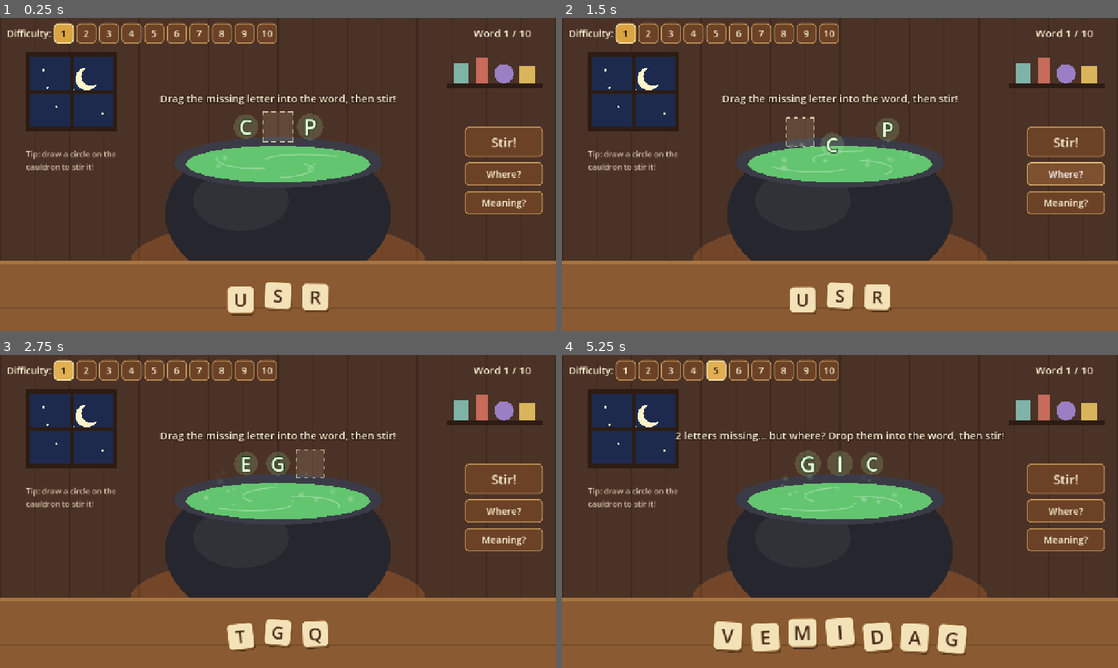
Above: before the commit, frames 1-4 (two rows, left to right).
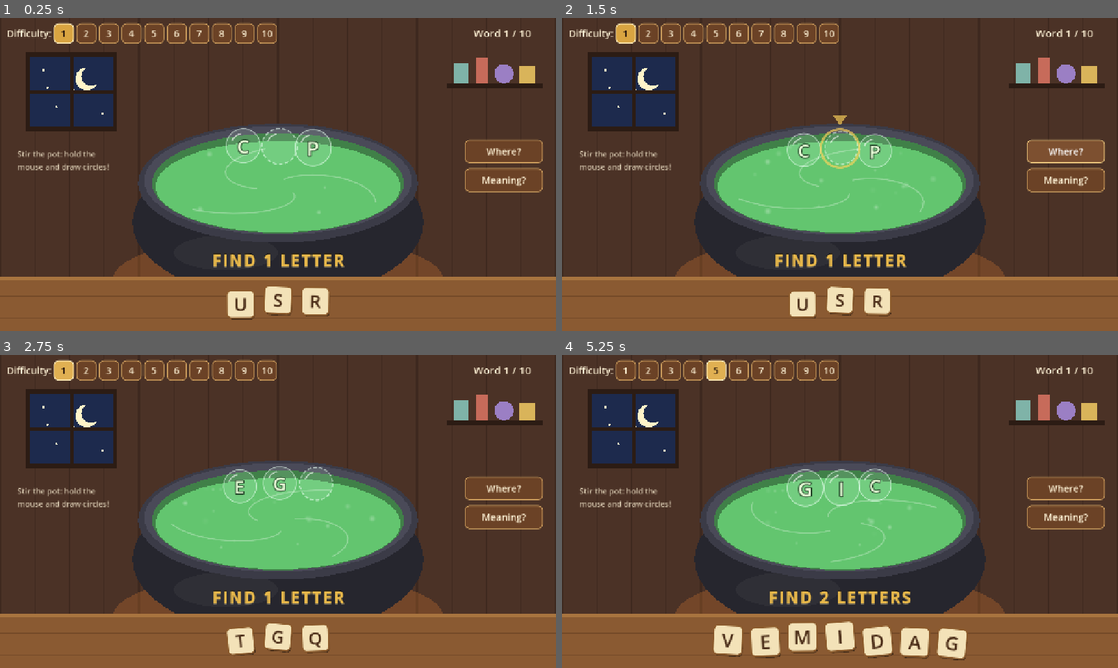
Above: after the commit, the same moments.

Repository: Kappakapawie/Spell-Cauldron
Game: Godot game, scene res://scenes/main.tscn
The game is run twice, just before and just after one commit, with the same random seed, the same clock (stepped at 60 frames per second) and the same inputs.
Inputs (mouse positions are in pixels of both pictures, inside the frame that each line leads up to):
- Up to frame 1 (0.25 s): no input
- Up to frame 2 (1.5 s): click (1067, 143) at 0.5 s, where only the run before the commit has a clickable "Stir!"; click "Where?" at 1.25 s
- Up to frame 3 (2.75 s): click "1" at 2 s
- Up to frame 4 (5.25 s): click "2" at 2.75 s; click "3" at 3.5 s; click "4" at 4.25 s; click "5" at 5 s

The runs differ from the first frame. In frame 1, 25% of the frame differs, in the area x 0-100%, y 24-97%; in frame 2, 25%; in frame 3, 25%; in frame 4, 26%, in the area x 0-100%, y 24-98%.

Commit message:
Top-down cauldron, mouse-only stirring, bubbles, picture clue
- Brew seen from above with a wide rim; letters float in bobbing gas bubbles
- Remove the Stir button and text messages; stir by circling with the mouse (spoon follows)
- Golden engraving on the cauldron shows how many letters to find, then STIR THE POT!
- A vague, blurry picture of the word rises in the brew after 10 seconds and
  sharpens when the word is brewed
- Add Play Spell Cauldron.bat launcher

Co-Authored-By: Claude Opus 5.5 <noreply@anthropic.com>

Diff:
--- a/project.godot
+++ b/project.godot
@@ -1,6 +1,10 @@
 ; Engine configuration file.
 ; It's best edited using the editor UI and not directly,
 ; since the parameters that go here are not all obvious.
+;
+; Format:
+;   [section] ; section goes between []
+;   param=value ; assign values to parameters
 
 config_version=5
 
@@ -17,7 +21,6 @@
 window/size/viewport_width=1280
 window/size/viewport_height=720
 window/stretch/mode="canvas_items"
-window/stretch/aspect="keep"
 
 [rendering]
 
--- a/scripts/game_data.gd
+++ b/scripts/game_data.gd
@@ -121,6 +121,28 @@
 	["questionnaire", "A list of questions for people to answer."],
 ]
 
+## The vague picture that rises in the brew after a while.
+## Placeholder: Windows emoji for now. Later these can point to real drawings.
+const PICTURES := {
+	"cat": "🐱", "dog": "🐶", "sun": "🌞", "hat": "🎩", "cup": "☕", "bed": "🛏", "pig": "🐷",
+	"egg": "🥚", "owl": "🦉", "bat": "🦇", "fox": "🦊", "map": "🗺", "jar": "🏺",
+	"moon": "🌙", "frog": "🐸", "star": "⭐", "book": "📖", "cake": "🎂", "fish": "🐟",
+	"tree": "🌳", "milk": "🥛", "rain": "🌧", "duck": "🦆", "lamp": "💡", "wand": "✨",
+	"broom": "🧹", "witch": "🧙", "magic": "🔮", "apple": "🍎", "bread": "🍞", "chair": "💺",
+	"house": "🏠", "cloud": "☁", "snake": "🐍", "smile": "😊", "spoon": "🥄", "plant": "🌱",
+	"ghost": "👻", "candle": "🕯", "potion": "🧪", "garden": "🌷", "spider": "🕷", "rabbit": "🐰",
+	"dragon": "🐉", "window": "🖼", "pencil": "✏", "rhythm": "🥁", "pumpkin": "🎃",
+	"kitchen": "🍳", "blanket": "🛌", "lantern": "🏮", "feather": "🕊", "library": "📚",
+	"giraffe": "🦒", "cauldron": "🍲", "mushroom": "🍄", "elephant": "🐘", "umbrella": "☂",
+	"treasure": "💎", "sandwich": "🥪", "dinosaur": "🦕", "calendar": "📅", "separate": "✂",
+	"february": "❄", "butterfly": "🦋", "chocolate": "🍫", "adventure": "🧭", "beautiful": "🌸",
+	"necessary": "❗", "embarrass": "😳", "wednesday": "📆", "knowledge": "🧠", "lightning": "⚡",
+	"privilege": "👑", "committee": "👥", "conscience": "😇", "definitely": "👍",
+	"restaurant": "🍽", "government": "🏛", "silhouette": "👤", "millennium": "⏳",
+	"apparently": "🤷", "mischievous": "😈", "accommodate": "🏨", "environment": "🌍",
+	"occasionally": "🔁", "pronunciation": "🗣", "questionnaire": "📋",
+}
+
 ## Extra common words. They are never asked, but the puzzle maker checks them
 ## so decoy letters never accidentally spell a *different* real word.
 const CHECK_WORDS := """
--- a/scripts/gap_slot.gd
+++ b/scripts/gap_slot.gd
@@ -1,23 +1,21 @@
 class_name GapSlot
 extends Node2D
 
-## A visible empty spot in the word (easy levels). Holds one LetterTile.
+## A visible empty spot in the word (easy levels): an empty, dashed bubble.
+## Holds one LetterTile once the player drops a letter on it.
 
 var index := -1             ## position of the missing letter in the word
 var tile: LetterTile = null
-var glow := false:
-	set(value):
-		glow = value
-		queue_redraw()
+var glow := false
+
+var _phase := randf() * TAU
+
+
+func _process(_delta: float) -> void:
+	queue_redraw()
 
 
 func _draw() -> void:
-	var half := LetterTile.SIZE * 0.5
-	var rect := Rect2(-half, -half, LetterTile.SIZE, LetterTile.SIZE)
-	draw_rect(rect, Color(1, 0.95, 0.8, 0.35 if glow else 0.12), true)
-	var c := Color(1, 0.95, 0.8, 1.0 if glow else 0.75)
-	var pts: Array[Vector2] = [
-		Vector2(-half, -half), Vector2(half, -half), Vector2(half, half), Vector2(-half, half), Vector2(-half, -half)
-	]
-	for i in 4:
-		draw_dashed_line(pts[i], pts[i + 1], c, 3.0, 9.0)
+	if tile:
+		return  # the placed letter draws its own bubble
+	LetterTile.draw_bubble(self, LetterTile.bob_offset(_phase), LetterTile.BUBBLE_RADIUS, true, glow)
--- a/scripts/letter_tile.gd
+++ b/scripts/letter_tile.gd
@@ -2,10 +2,11 @@
 extends Node2D
 
 ## One letter.
-## Fixed letters (movable = false) float in the cauldron and can't be moved.
-## Movable letters lie on the table and can be dragged into the word.
+## Fixed letters (movable = false) float over the cauldron in a gas bubble.
+## Movable letters lie on the table; once dropped into the word they float in a bubble too.
 
-const SIZE := 64.0
+const SIZE := 64.0          ## size of a table tile
+const BUBBLE_RADIUS := 38.0
 const FONT_SIZE := 40
 
 var letter := ""
@@ -17,8 +18,8 @@
 		in_word = value
 		queue_redraw()
 
+var _phase := randf() * TAU
 var _box: StyleBoxFlat
-var _box_placed: StyleBoxFlat
 var _shadow: StyleBoxFlat
 
 
@@ -26,8 +27,16 @@
 	letter = p_letter.to_upper()
 	movable = p_movable
 	_box = _make_box(Color("f3e2b8"), Color("8b5a2b"))
-	_box_placed = _make_box(Color("fff4d6"), Color("ffd45c"))
 	_shadow = _make_box(Color(0, 0, 0, 0.3), Color(0, 0, 0, 0))
+
+
+func is_floating() -> bool:
+	return not movable or in_word
+
+
+func _process(_delta: float) -> void:
+	if is_floating():
+		queue_redraw()
 
 
 func contains_point(global_point: Vector2) -> bool:
@@ -37,20 +46,46 @@
 
 
 func _draw() -> void:
-	var half := SIZE * 0.5
-	var rect := Rect2(-half, -half, SIZE, SIZE)
 	var font := ThemeDB.fallback_font
-	if movable:
+	if not is_floating():
+		var half := SIZE * 0.5
+		var rect := Rect2(-half, -half, SIZE, SIZE)
 		var baseline := (font.get_ascent(FONT_SIZE) - font.get_descent(FONT_SIZE)) * 0.5
 		draw_style_box(_shadow, Rect2(rect.position + Vector2(3, 5), rect.size))
-		draw_style_box(_box_placed if in_word else _box, rect)
+		draw_style_box(_box, rect)
 		draw_string(font, Vector2(-half, baseline), letter, HORIZONTAL_ALIGNMENT_CENTER, SIZE, FONT_SIZE, Color("4a2c17"))
+		return
+
+	var o := bob_offset(_phase)
+	draw_bubble(self, o, BUBBLE_RADIUS, false, false)
+	var fs := FONT_SIZE + 4
+	var baseline := (font.get_ascent(fs) - font.get_descent(fs)) * 0.5
+	var pos := o + Vector2(-SIZE * 0.5, baseline)
+	# Letters you placed glow warm gold; the cauldron's own letters are pale green.
+	var fill := Color("ffe08a") if movable else Color("e9ffd9")
+	var outline := Color("4a2c17") if movable else Color("1d3b22")
+	draw_string_outline(font, pos, letter, HORIZONTAL_ALIGNMENT_CENTER, SIZE, fs, 8, outline)
+	draw_string(font, pos, letter, HORIZONTAL_ALIGNMENT_CENTER, SIZE, fs, fill)
+
+
+## Gentle floating motion, shared by letters and empty gaps.
+static func bob_offset(phase: float) -> Vector2:
+	var t := Time.get_ticks_msec() / 1000.0
+	return Vector2(sin(t * 1.1 + phase) * 4.0, sin(t * 1.7 + phase * 1.3) * 6.0)
+
+
+## A see-through gas bubble with a little shine.
+static func draw_bubble(ci: CanvasItem, c: Vector2, r: float, dashed: bool, glow: bool) -> void:
+	ci.draw_circle(c, r, Color(0.85, 1.0, 0.9, 0.32 if glow else 0.14))
+	var ring := Color(0.92, 1.0, 0.95, 0.95 if glow else 0.55)
+	if dashed:
+		var segments := 18
+		for i in segments:
+			var a := TAU * i / segments
+			ci.draw_arc(c, r, a, a + TAU / segments * 0.55, 4, ring, 3.0, true)
 	else:
-		var fs := FONT_SIZE + 6
-		var baseline := (font.get_ascent(fs) - font.get_descent(fs)) * 0.5
-		draw_circle(Vector2.ZERO, half * 0.85, Color(0.75, 1.0, 0.7, 0.16))
-		draw_string_outline(font, Vector2(-half, baseline), letter, HORIZONTAL_ALIGNMENT_CENTER, SIZE, fs, 8, Color("1d3b22"))
-		draw_string(font, Vector2(-half, baseline), letter, HORIZONTAL_ALIGNMENT_CENTER, SIZE, fs, Color("e9ffd9"))
+		ci.draw_arc(c, r, 0.0, TAU, 40, ring, 2.0, true)
+	ci.draw_arc(c, r * 0.72, -2.7, -1.8, 8, Color(1, 1, 1, 0.6), 3.0, true)
 
 
 static func _make_box(bg: Color, border: Color) -> StyleBoxFlat:
--- a/scripts/main.gd
+++ b/scripts/main.gd
@@ -8,13 +8,17 @@
 const BREW_GOLD := Color("ffd45c")
 const BREW_MURKY := Color("6b4f7a")
 
-const WORD_CENTER := Vector2(640, 250)
-const WORD_MAX_WIDTH := 860.0
-const WORD_STEP := LetterTile.SIZE + 10.0
-const TABLE_Y := 645.0
+const WORD_CENTER := Vector2(640, 300)
+const WORD_MAX_WIDTH := 900.0
+const WORD_STEP := LetterTile.BUBBLE_RADIUS * 2.0 + 8.0
+const TABLE_Y := 655.0
 const TABLE_STEP := 86.0
 const DROP_RADIUS := 64.0
-const BREW_CENTER := Vector2(640, 336)
+const BREW_CENTER := Vector2(640, 380)   ## middle of the soup, seen from above
+const BREW_RADIUS := Vector2(290, 115)
+const PICTURE_CENTER := Vector2(640, 425)
+const PICTURE_DELAY := 10.0              ## seconds before the vague picture appears
+const ENGRAVING_Y := 560.0
 const STIR_TURNS := 0.9  ## how many full circles you need to draw to stir
 
 var level := 1
@@ -56,7 +60,12 @@
 var sparkles: CPUParticles2D
 var smoke: CPUParticles2D
 
-var message_label: Label
+var picture_alpha := 0.0  ## 0 = invisible, ~0.4 = vague, 1 = fully revealed
+var picture_tween: Tween
+var emoji_font: SystemFont
+var engrave_font: FontVariation
+var spoon: Spoon
+
 var progress_label: Label
 var meaning_panel: PanelContainer
 var meaning_label: Label
@@ -82,8 +91,23 @@
 	add_child(hint_marker)
 	sparkles = _make_sparkles(dot)
 	smoke = _make_smoke(dot)
+	spoon = Spoon.new()
+	spoon.visible = false
+	add_child(spoon)
+	emoji_font = SystemFont.new()
+	emoji_font.font_names = PackedStringArray(["Segoe UI Emoji", "Apple Color Emoji", "Noto Color Emoji"])
+	engrave_font = FontVariation.new()
+	engrave_font.base_font = ThemeDB.fallback_font
+	engrave_font.variation_embolden = 0.9
+	engrave_font.spacing_glyph = 4
 	_build_ui()
 	_start_level(1)
+
+
+func _process(_delta: float) -> void:
+	queue_redraw()  # keeps the brew, picture and engraving alive
+	if stirring:
+		spoon.position = get_global_mouse_position()
 
 
 # ---------------------------------------------------------------- levels & words
@@ -118,7 +142,7 @@
 	round_id += 1
 	busy = false
 	dragged = null
-	stirring = false
+	_stop_stirring()
 	if swirl_tween:
 		swirl_tween.kill()
 	for c in pieces.get_children():
@@ -170,11 +194,14 @@
 		_tween_node(t, t.home_position, 1.0, t.home_rotation, 0.3)
 
 	progress_label.text = "Word %d / %d" % [word_number + 1, GameData.WORDS_PER_LEVEL]
-	var plural := "letter" if missing.size() == 1 else "letters"
-	if gaps_visible:
-		_say("Drag the missing %s into the word, then stir!" % plural)
-	else:
-		_say("%d %s missing... but where? Drop them into the word, then stir!" % [missing.size(), plural])
+
+	# After a while, a vague picture of the word rises in the brew.
+	if picture_tween:
+		picture_tween.kill()
+	picture_alpha = 0.0
+	picture_tween = create_tween()
+	picture_tween.tween_interval(PICTURE_DELAY)
+	picture_tween.tween_property(self, "picture_alpha", 0.3, 3.0)
 
 
 func _next_word() -> void:
@@ -278,6 +305,8 @@
 			stirring = true
 			stir_last_angle = (p - BREW_CENTER).angle()
 			stir_total = 0.0
+			spoon.position = p
+			spoon.visible = true
 
 
 func _input(event: InputEvent) -> void:
@@ -294,7 +323,13 @@
 		if mb and mb.button_index == MOUSE_BUTTON_LEFT and not mb.pressed:
 			if dragged:
 				_drop()
-			stirring = false
+			_stop_stirring()
+
+
+func _stop_stirring() -> void:
+	stirring = false
+	if spoon:
+		spoon.visible = false
 
 
 func _tile_at(p: Vector2) -> LetterTile:
@@ -305,8 +340,8 @@
 
 
 func _in_cauldron(p: Vector2) -> bool:
-	var d := p - Vector2(640, 380)
-	return pow(d.x / 270.0, 2) + pow(d.y / 190.0, 2) <= 1.0
+	var d := p - BREW_CENTER
+	return pow(d.x / 330.0, 2) + pow(d.y / 165.0, 2) <= 1.0
 
 
 func _begin_drag(t: LetterTile, p: Vector2) -> void:
@@ -429,7 +464,7 @@
 	stir_total += d
 	swirl_angle += d
 	if absf(stir_total) >= TAU * STIR_TURNS:
-		stirring = false
+		_stop_stirring()
 		_stir()
 
 
@@ -445,8 +480,7 @@
 	if id != round_id:
 		return
 	if not _word_filled():
-		_say("Place the missing letters first, then stir again.")
-		busy = false
+		busy = false  # just a swirl; the engraving still says how many letters are missing
 		return
 	if _spelling() == puzzle.word:
 		await _brew_success()
@@ -482,7 +516,7 @@
 	var w := sin(t * PI)  # 0 at start and end, so letters always settle back in place
 	for i in n:
 		var a := TAU * i / n + t * TAU * 1.5
-		var orbit := BREW_CENTER + Vector2(cos(a) * 180.0, sin(a) * 40.0 - 50.0)
+		var orbit := BREW_CENTER + Vector2(cos(a) * 220.0, sin(a) * 75.0 - 20.0)
 		var pos := homes[i].lerp(orbit, w)
 		row[i].position = pos
 		var slot := row[i] as GapSlot
@@ -492,11 +526,15 @@
 
 
 func _brew_success() -> void:
-	_say("Well brewed!  %s" % puzzle.word)
 	sparkles.position = WORD_CENTER
 	_burst(sparkles)
 	var tw := create_tween()
 	tw.tween_property(self, "brew_color", BREW_GOLD, 0.3)
+	# The picture in the brew becomes sharp and clear.
+	if picture_tween:
+		picture_tween.kill()
+	picture_tween = create_tween()
+	picture_tween.tween_property(self, "picture_alpha", 1.0, 0.5)
 	for i in row.size():
 		var node: Node2D = row[i]
 		var slot := node as GapSlot
@@ -511,7 +549,6 @@
 
 
 func _brew_fail() -> void:
-	_say("The brew fizzled... try again!")
 	_burst(smoke)
 	var tw := create_tween()
 	tw.tween_property(self, "brew_color", BREW_MURKY, 0.25)
@@ -556,8 +593,7 @@
 			if slot and not (slot.tile and slot.tile.letter == word[slot.index]):
 				open.append(slot)
 		if open.is_empty():
-			_say("All the letters look right. Stir the cauldron!")
-			return
+			return  # all correct; the engraving already says "STIR THE POT!"
 		var target := open[hint_count % open.size()]
 		pos = _target_of(target)
 		hint_marker.kind = Marker.HINT_BOX
@@ -604,17 +640,23 @@
 	meaning_panel.visible = not meaning_panel.visible
 
 
-func _say(text: String) -> void:
-	message_label.text = text
+func _engraving_text() -> String:
+	if puzzle.is_empty():
+		return ""
+	if _word_filled():
+		return "STIR THE POT!"
+	var n: int = puzzle.missing.size()
+	return "FIND %d LETTER%s" % [n, "" if n == 1 else "S"]
 
 
 # ---------------------------------------------------------------- drawing the hut
 
 func _draw() -> void:
+	var time := Time.get_ticks_msec() / 1000.0
 	# Wall
-	draw_rect(Rect2(0, 0, 1280, 560), Color("4b3226"))
+	draw_rect(Rect2(0, 0, 1280, 600), Color("4b3226"))
 	for x in range(0, 1281, 80):
-		draw_line(Vector2(x, 0), Vector2(x, 560), Color("3e291f"), 3.0)
+		draw_line(Vector2(x, 0), Vector2(x, 600), Color("3e291f"), 3.0)
 	# Window with a moon
 	var win := Rect2(70, 90, 190, 160)
 	draw_rect(win.grow(10), Color("2c1c14"))
@@ -632,25 +674,74 @@
 	draw_circle(Vector2(1160, 128), 22, Color("9b7fc4"))
 	draw_rect(Rect2(1195, 110, 36, 40), Color("d9b45a"))
 	# Fire glow under the cauldron
-	_ellipse(Vector2(640, 560), 340, 95, Color(1.0, 0.55, 0.2, 0.22))
-	# Cauldron body, rim and brew
-	_ellipse(Vector2(640, 450), 260, 175, Color("26262e"))
-	_ellipse(Vector2(555, 420), 110, 70, Color(1, 1, 1, 0.05))
-	_ellipse(BREW_CENTER + Vector2(0, -4), 240, 58, Color("3b3b47"))
-	_ellipse(BREW_CENTER, 212, 42, brew_color)
+	_ellipse(Vector2(640, 600), 380, 100, Color(1.0, 0.55, 0.2, 0.22))
+	# Cauldron body (front) with a soft shine
+	_ellipse(Vector2(640, 470), 335, 175, Color("26262e"))
+	_ellipse(Vector2(520, 540), 120, 40, Color(1, 1, 1, 0.04))
+	# Rim seen from above: a thick dark ring around a wide pool of soup
+	_ellipse(BREW_CENTER, BREW_RADIUS.x + 32, BREW_RADIUS.y + 22, Color("3b3b47"))
+	_ellipse(BREW_CENTER + Vector2(0, -6), BREW_RADIUS.x + 18, BREW_RADIUS.y + 10, Color("4a4a58"))
+	_ellipse(BREW_CENTER, BREW_RADIUS.x, BREW_RADIUS.y, brew_color.darkened(0.35))  # inner wall shadow
+	_ellipse(BREW_CENTER + Vector2(0, 8), BREW_RADIUS.x - 8, BREW_RADIUS.y - 10, brew_color)
+	# Swirls in the soup (they spin with your stirring)
+	var spin := swirl_angle + time * 0.25
 	for k in 3:
-		var a0 := swirl_angle + k * TAU / 3.0
+		var a0 := spin + k * TAU / 3.0
 		var pts := PackedVector2Array()
-		for j in 12:
-			var a := a0 + j * 0.14
-			var r := 60.0 + j * 9.0
-			pts.append(BREW_CENTER + Vector2(cos(a) * r, sin(a) * r * 0.2))
-		draw_polyline(pts, brew_color.lightened(0.3), 3.0, true)
+		for j in 14:
+			var a := a0 + j * 0.13
+			var r := 50.0 + j * 15.0
+			pts.append(BREW_CENTER + Vector2(0, 8) + Vector2(cos(a) * r, sin(a) * r * 0.36))
+		draw_polyline(pts, brew_color.lightened(0.28), 3.0, true)
+	_draw_picture(time)
+	# Golden engraving on the front of the cauldron
+	_draw_engraving()
 	# Table
-	draw_rect(Rect2(0, 560, 1280, 160), Color("8a5a32"))
-	draw_rect(Rect2(0, 560, 1280, 8), Color("a8743f"))
-	draw_line(Vector2(0, 610), Vector2(1280, 610), Color("744a28"), 2.0)
-	draw_line(Vector2(0, 668), Vector2(1280, 668), Color("744a28"), 2.0)
+	draw_rect(Rect2(0, 595, 1280, 125), Color("8a5a32"))
+	draw_rect(Rect2(0, 595, 1280, 8), Color("a8743f"))
+	draw_line(Vector2(0, 640), Vector2(1280, 640), Color("744a28"), 2.0)
+	draw_line(Vector2(0, 690), Vector2(1280, 690), Color("744a28"), 2.0)
+
+
+## The vague picture of the word, wobbling and blurry in the brew.
+func _draw_picture(time: float) -> void:
+	var pic: String = puzzle.get("picture", "")
+	if pic == "" or picture_alpha <= 0.01:
+		return
+	var fs := 110
+	var baseline := (emoji_font.get_ascent(fs) - emoji_font.get_descent(fs)) * 0.5
+	var wobble := 1.0 - picture_alpha  # less wobble and blur as it becomes clear
+	draw_set_transform(PICTURE_CENTER, sin(time * 0.9) * 0.08 * wobble,
+		Vector2(1.0 + sin(time * 1.4) * 0.05 * wobble, 0.8 + sin(time * 1.1) * 0.05 * wobble))
+	var clear := clampf((picture_alpha - 0.3) / 0.7, 0.0, 1.0)  # 0 while vague, 1 when revealed
+	var tint := brew_color.lightened(0.5).lerp(Color.WHITE, clear)
+	var blur := 12.0 * (1.0 - clear)
+	# Several shifted, faint copies blur the picture while it is still a mystery.
+	for i in 8:
+		var a := TAU * i / 8.0
+		var c := tint
+		c.a = picture_alpha * 0.35 * (1.0 - clear)
+		draw_string(emoji_font, Vector2(-150, baseline) + Vector2(cos(a), sin(a)) * blur, pic, HORIZONTAL_ALIGNMENT_CENTER, 300, fs, c)
+	var main_c := tint
+	main_c.a = picture_alpha * (0.35 + 0.65 * clear)
+	draw_string(emoji_font, Vector2(-150, baseline), pic, HORIZONTAL_ALIGNMENT_CENTER, 300, fs, main_c)
+	draw_set_transform(Vector2.ZERO, 0.0, Vector2.ONE)
+
+
+func _draw_engraving() -> void:
+	var text := _engraving_text()
+	if text == "":
+		return
+	var fs := 36
+	var w := 600.0
+	var pos := Vector2(640.0 - w * 0.5, ENGRAVING_Y + 12.0)
+	var gold := Color("e8b84a")
+	if text.begins_with("STIR"):
+		gold = gold.lerp(Color("fff0b0"), 0.5 + 0.5 * sin(Time.get_ticks_msec() / 250.0))
+	# Dark edge above and light edge below make it look carved into the metal.
+	draw_string(engrave_font, pos + Vector2(0, -2), text, HORIZONTAL_ALIGNMENT_CENTER, w, fs, Color(0, 0, 0, 0.7))
+	draw_string(engrave_font, pos + Vector2(0, 2), text, HORIZONTAL_ALIGNMENT_CENTER, w, fs, Color(1, 0.9, 0.6, 0.35))
+	draw_string(engrave_font, pos, text, HORIZONTAL_ALIGNMENT_CENTER, w, fs, gold)
 
 
 func _ellipse(center: Vector2, rx: float, ry: float, color: Color) -> void:
@@ -687,12 +778,12 @@
 	p.lifetime = 1.4
 	p.position = BREW_CENTER
 	p.emission_shape = CPUParticles2D.EMISSION_SHAPE_RECTANGLE
-	p.emission_rect_extents = Vector2(170, 12)
+	p.emission_rect_extents = Vector2(220, 70)
 	p.direction = Vector2(0, -1)
 	p.spread = 15.0
-	p.gravity = Vector2(0, -30)
-	p.initial_velocity_min = 10.0
-	p.initial_velocity_max = 40.0
+	p.gravity = Vector2(0, -10)
+	p.initial_velocity_min = 5.0
+	p.initial_velocity_max = 20.0
 	p.scale_amount_min = 0.25
 	p.scale_amount_max = 0.6
 	p.color = BREW_GREEN.lightened(0.35)
@@ -783,16 +874,8 @@
 	progress_label.position = Vector2(1090, 18)
 	root.add_child(progress_label)
 
-	message_label = _label("", 24)
-	message_label.position = Vector2(140, 168)
-	message_label.size = Vector2(1000, 40)
-	message_label.horizontal_alignment = HORIZONTAL_ALIGNMENT_CENTER
-	message_label.add_theme_constant_override("outline_size", 8)
-	message_label.add_theme_color_override("font_outline_color", Color("2c1c14"))
-	root.add_child(message_label)
-
-	var tip := _label("Tip: draw a circle on the\ncauldron to stir it!", 18)
-	tip.position = Vector2(60, 300)
+	var tip := _label("Stir the pot: hold the\nmouse and draw circles!", 18)
+	tip.position = Vector2(40, 300)
 	tip.modulate = Color(1, 1, 1, 0.75)
 	root.add_child(tip)
 
@@ -811,14 +894,10 @@
 
 	# Action buttons
 	var side := VBoxContainer.new()
-	side.position = Vector2(1070, 250)
+	side.position = Vector2(1070, 280)
 	side.mouse_filter = Control.MOUSE_FILTER_IGNORE
 	side.add_theme_constant_override("separation", 12)
 	root.add_child(side)
-	var stir := _button("Stir!", Vector2(180, 70))
-	stir.add_theme_font_size_override("font_size", 30)
-	stir.pressed.connect(_stir)
-	side.add_child(stir)
 	var where := _button("Where?", Vector2(180, 54))
 	where.tooltip_text = "Show where a missing letter goes"
 	where.pressed.connect(_show_where_hint)
@@ -910,15 +989,25 @@
 	var color := Color.WHITE
 
 	func _draw() -> void:
-		var h := LetterTile.SIZE * 0.5 + 8.0
+		var h := LetterTile.BUBBLE_RADIUS + 6.0
 		if kind == INSERT:
 			draw_line(Vector2(0, -h), Vector2(0, h), color, 6.0)
 			return
 		if kind == HINT_BOX:
-			draw_rect(Rect2(-h, -h, h * 2.0, h * 2.0), color, false, 5.0)
+			draw_arc(Vector2.ZERO, h, 0.0, TAU, 40, color, 5.0, true)
 		else:
 			draw_line(Vector2(0, -h), Vector2(0, h), color, 8.0)
 		var tip := -h - 8.0
 		draw_colored_polygon(PackedVector2Array([
 			Vector2(-16, tip - 24), Vector2(16, tip - 24), Vector2(0, tip)
 		]), color)
+
+
+## A wooden spoon that follows the mouse while you stir.
+class Spoon extends Node2D:
+	func _draw() -> void:
+		var handle_end := Vector2(70, -170)
+		draw_line(Vector2(0, -10), handle_end, Color("5a3a1e"), 14.0, true)
+		draw_line(Vector2(0, -10), handle_end, Color("a8743f"), 9.0, true)
+		draw_circle(Vector2.ZERO, 20.0, Color("5a3a1e"))
+		draw_circle(Vector2(-2, -2), 16.0, Color("a8743f"))
--- a/scripts/puzzle_maker.gd
+++ b/scripts/puzzle_maker.gd
@@ -48,6 +48,7 @@
 	return {
 		"word": word,
 		"meaning": entry[1],
+		"picture": GameData.PICTURES.get(String(entry[0]).to_lower(), ""),
 		"missing": missing,
 		"tiles": tiles,
 		"gaps_visible": gaps_visible,
Not shown, changed: PLAN.md
Not shown, added: Play Spell Cauldron.bat
